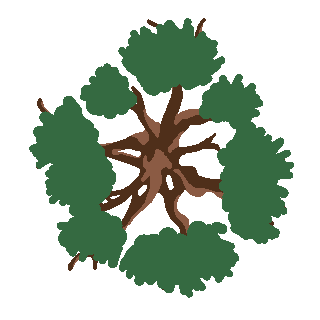
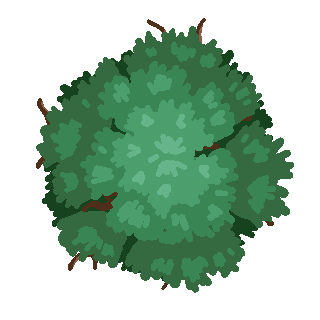
Layer changes from the first 320px x 320px image to the second:
added group "t" with 2 layers above "c" over [left=64, top=18, right=290, bottom=256]
added layer "Paint Layer 3" in group "t" over [left=64, top=64, right=256, bottom=256]
showed "top", moved it into group "t", painted on it over [left=64, top=18, right=290, bottom=256]
added group "c" with 3 layers above "n" over [left=29, top=18, right=290, bottom=298]
added layer "Paint Layer 2" in group "c" over [left=29, top=18, right=290, bottom=298]
showed "center", moved it into group "c", painted on it over [left=64, top=18, right=256, bottom=298]
added group "n" with 2 layers above "Background" over [left=29, top=18, right=290, bottom=298]
added layer "Paint Layer 1" in group "n" over [left=29, top=18, right=290, bottom=298]
moved "mergebelow" into group "n", painted on it over [left=29, top=18, right=290, bottom=298]
showed "back", painted on it over [left=29, top=18, right=290, bottom=298]
